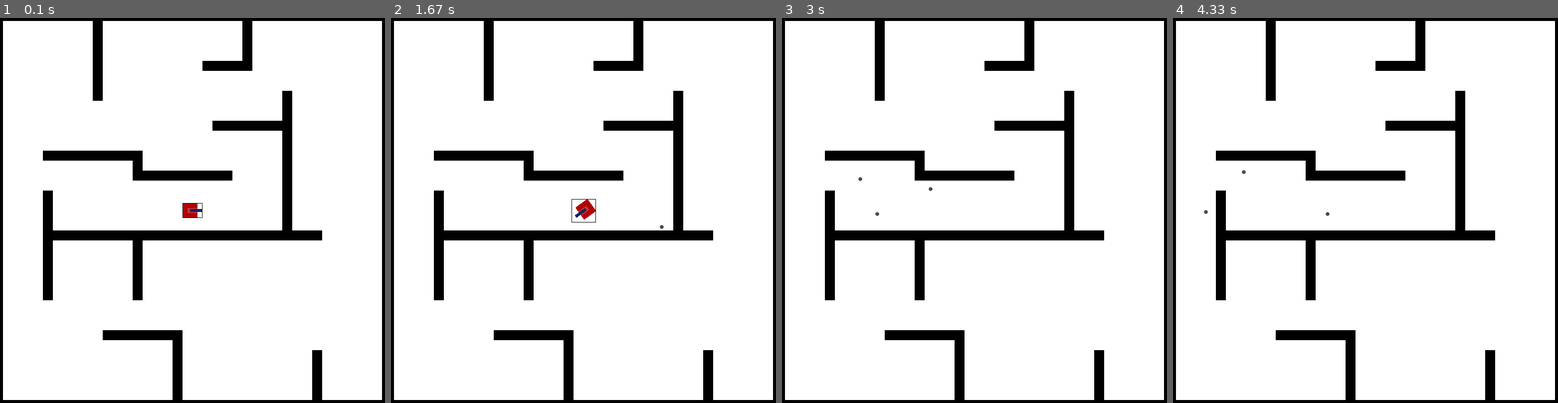
Above: before the commit, frames 1-4 (left to right).
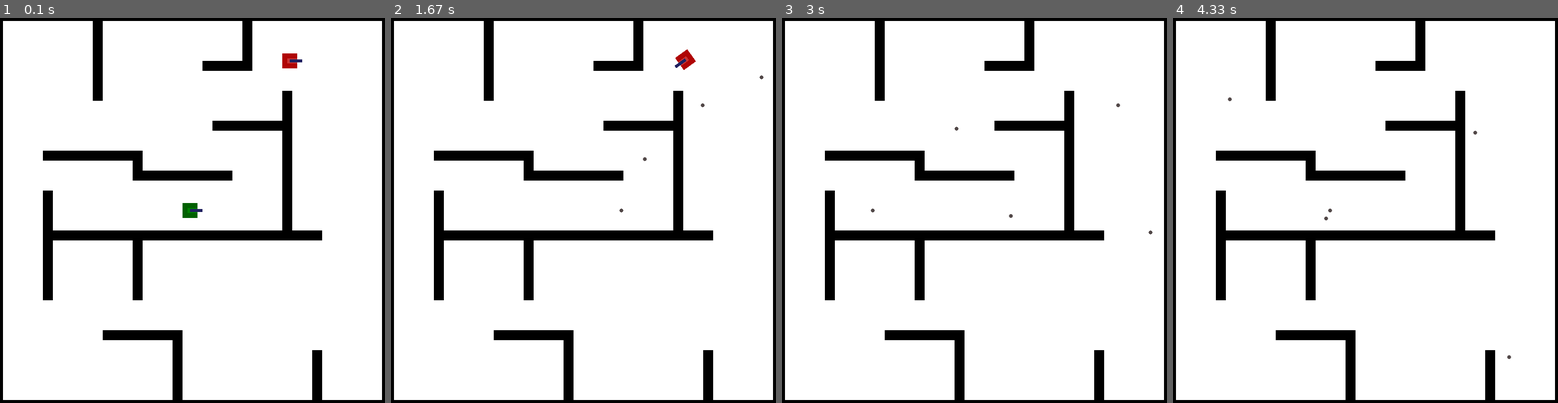
Above: after the commit, the same moments.

Repository: will-hd/Tank-Trouble
Game: pygame game, started from run.py
The game is run twice, just before and just after one commit, with the same random seed, the same clock (stepped at 60 frames per second) and the same inputs.
Inputs:
- Up to frame 1 (0.1 s): no input
- Up to frame 2 (1.67 s): hold L 0.33-0.8 s; hold Right 0.33-0.8 s; hold L 0.83-1.3 s; hold Right 0.83-1.3 s; hold D 0.83-1.3 s; tap F at 0.9, 1.2, 1.4 s; hold Right from 1.33 s (still down); hold D from 1.33 s (still down)
- Up to frame 3 (3 s): tap F at 1.7, 1.9, 2.23, 2.53, 2.73 s; release Right at 1.8 s; release D at 1.8 s; hold W 1.83-2.13 s; hold D 2.17-2.63 s; hold A from 2.67 s (still down)
- Up to frame 4 (4.33 s): tap F at 3.03 s; release A at 3.2 s

The runs differ from the first frame. In frame 1, 0.3% of the frame differs, in the area x 47-79%, y 9-52%; in frame 2, 0.4%, in the area x 46-97%, y 8-55%; in frame 3, less than 0.1%; in frame 4, less than 0.1%.

Commit message:
first 1v1 game works

Diff:
--- a/bullets.py
+++ b/bullets.py
@@ -64,10 +64,15 @@
         # Then check if rects collide before mask for better efficiency
         if current_time - self.spawn_time >= 180:
             if pygame.sprite.spritecollide(self, self.game.tank_group, False, pygame.sprite.collide_rect):
-                if pygame.sprite.spritecollide(self, self.game.tank_group, True, pygame.sprite.collide_mask):
+                # Now check if bullet collides with tank's mask
+                tank_hit_list = pygame.sprite.spritecollide(self, self.game.tank_group, True, pygame.sprite.collide_mask)
+
+                if tank_hit_list:
                     self.kill() # Kill bullet as well as tank
+                    for tank in tank_hit_list: # do we really need to iterate over list?
+                        self.game.tanks_dead[tank.PLAYER_ID] = True
 
-        # BUllet has finite lifetime
+        # Bullet has finite lifetime
         if current_time - self.spawn_time >= self.lifetime:
             self.kill()
 
--- a/constants.py
+++ b/constants.py
@@ -15,7 +15,7 @@
 
 MOVEMENT_KEYS = {
     0: {'CLOCKWISE': pygame.K_RIGHT, 'ANTI-CLOCKWISE': pygame.K_LEFT,
-        'FORWARD': pygame.K_UP, 'BACKWARD': pygame.K_DOWN, 'SHOOT': pygame.K_SPACE},
+        'FORWARD': pygame.K_UP, 'BACKWARD': pygame.K_DOWN, 'SHOOT': pygame.K_l},
     1: {'CLOCKWISE': pygame.K_d, 'ANTI-CLOCKWISE': pygame.K_a,
         'FORWARD': pygame.K_w, 'BACKWARD': pygame.K_s, 'SHOOT': pygame.K_f}
         }
--- a/run.py
+++ b/run.py
@@ -29,6 +29,8 @@
         self.tank1 = Tank(self, PLAYER_ID=0)
         self.tank2 = Tank(self, PLAYER_ID=1)
 
+        self.tanks_dead = [False, False]
+
 
     def run(self):
         # Game loop
@@ -56,8 +58,8 @@
             self.tank_group.update(keys)
             self.tank_group.draw(self.screen)
 
-            for tank in self.tank_group:
-                pygame.draw.rect(self.screen, (0, 0, 0), (*tank.rect.topleft, *tank.image.get_size()), 1)
+            # for tank in self.tank_group:
+            #     pygame.draw.rect(self.screen, (0, 0, 0), (*tank.rect.topleft, *tank.image.get_size()), 1)
 
             pygame.display.flip()
 
@@ -67,6 +69,18 @@
                 if tile == 1:
                     wall.Wall(self.wall_group, col, row)
 
+    def end_screen(self):
+        END_RUNNING = True
+
+        while END_RUNNING:
+            pygame.time.delay(100)
+            for event in pygame.event.get():
+                if event.type == pygame.QUIT:
+                    END_RUNNING = False
+
+            font = pygame.font.SysFont('comicsans', 80)
+            score = font.render(f'Winner' )
+
 
 if __name__ == '__main__':
     g = Game(
--- a/tank.py
+++ b/tank.py
@@ -12,7 +12,10 @@
         super().__init__(self.game.tank_group)
         self.tanks_bullet_group = pygame.sprite.Group()
 
-        self.position = vector(constants.DISPLAY_WIDTH/2, constants.DISPLAY_HEIGHT/2)
+        if self.PLAYER_ID == 0:
+            self.position = vector(constants.DISPLAY_WIDTH/2, constants.DISPLAY_HEIGHT/2)
+        else:
+            self.position = vector(600, 100)
         self.init_image()
 
         self.dpos = vector(0, 0)
